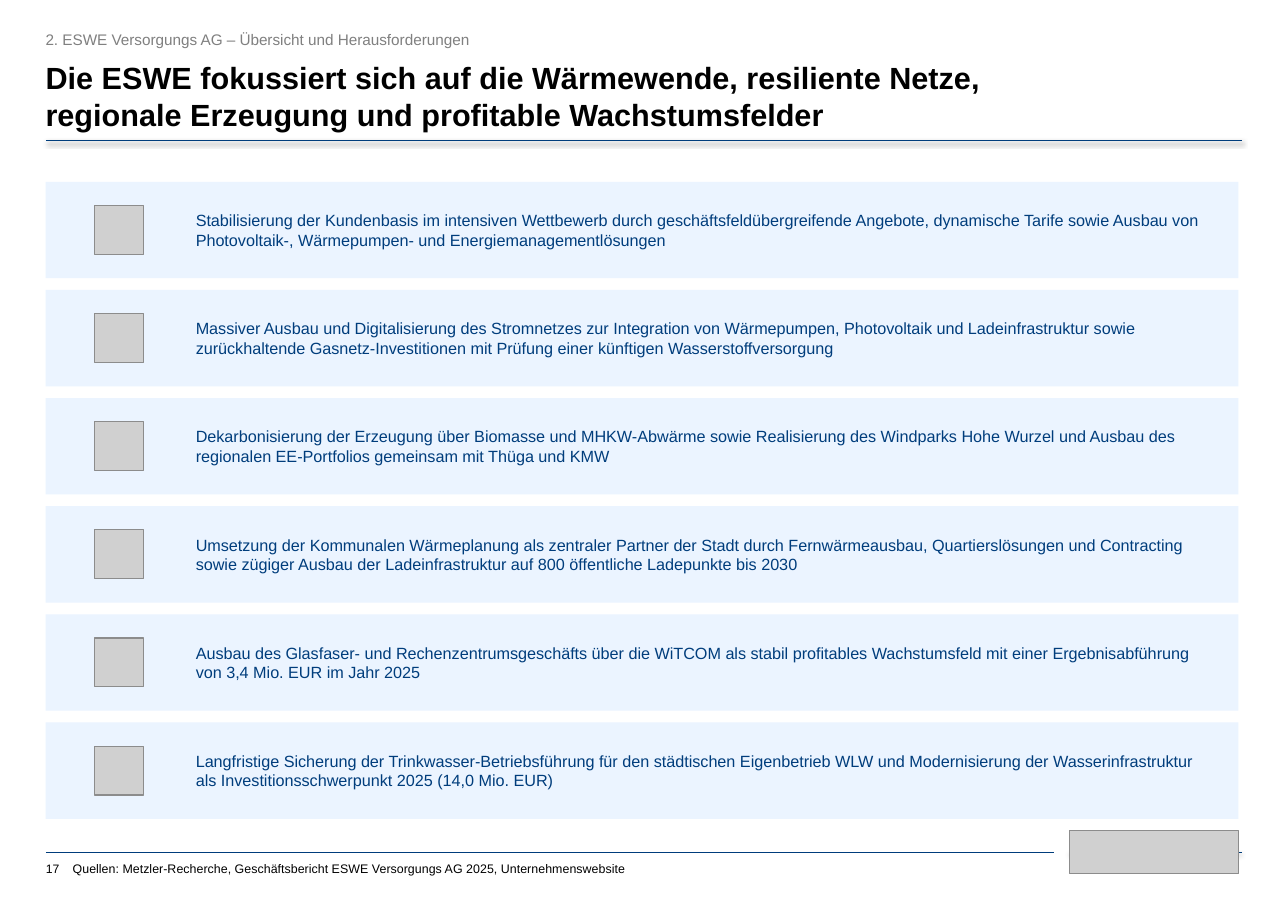
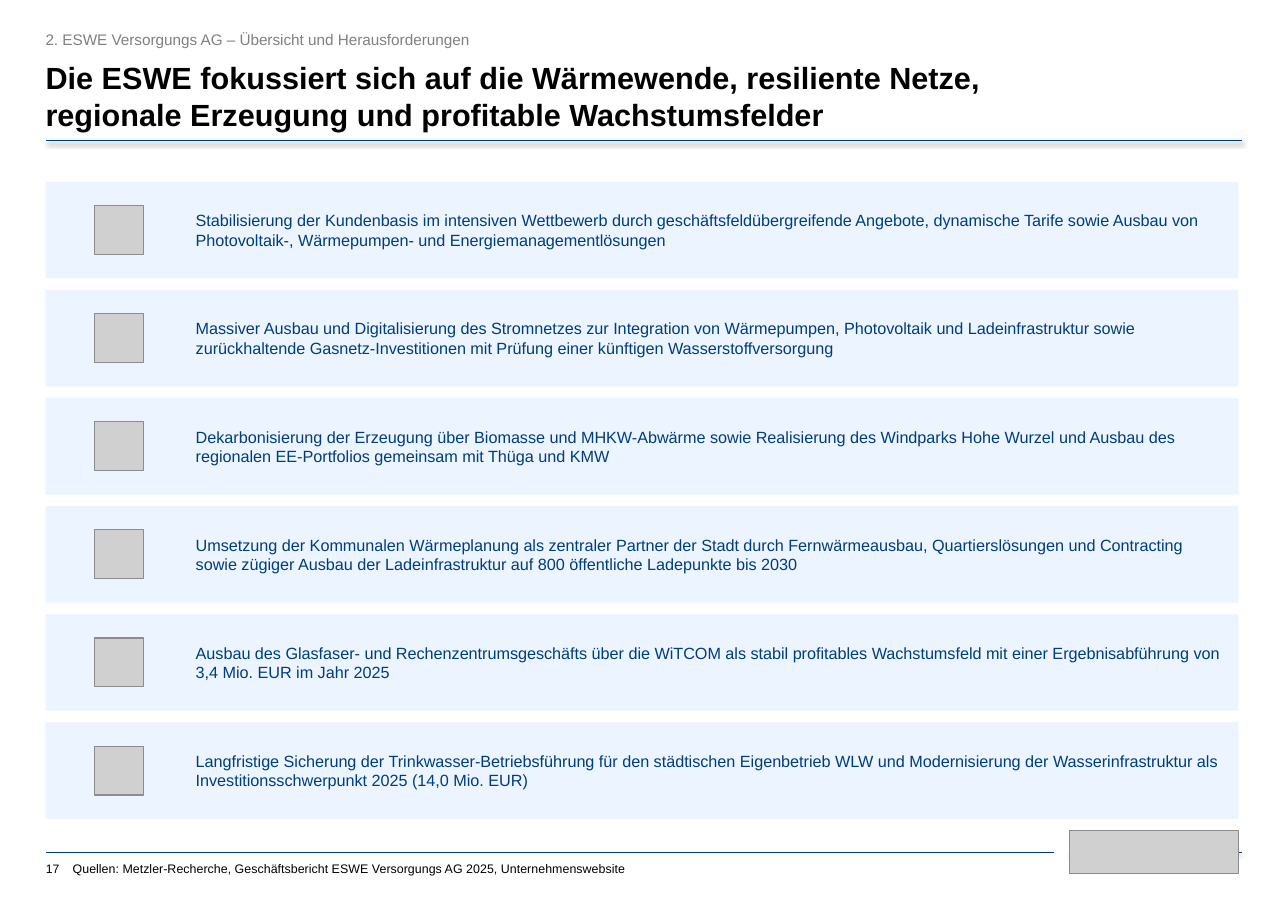
Before and after one commit to niggopf-hub/ESWE, a slide deck: slide 17 of 20260828_Metzler_ESWE Versorgungs AG_vF.pptx. Drawn at 1288x911 pixels with LibreOffice and Linux fonts; fonts in the diff are those of the drawing; grey boxes stand for pictures. Boxes give left, top, right and bottom in pixels: in the first picture for what was removed or moved away, otherwise in the second. Text is boxed around its words. In the diff, an @@ line names an element or a change of style, - is before the commit and + after.

```diff
--- a/20260828_Metzler_ESWE Versorgungs AG_vF.pptx
+++ b/20260828_Metzler_ESWE Versorgungs AG_vF.pptx
@@ rectangle "Stabilisierung der Kundenbasis im intensiven ...": place and size @@
-rectangle "Stabilisierung der Kundenbasis im intensiven ..." at bbox=[196, 214, 1198, 249]
+rectangle "Stabilisierung der Kundenbasis im intensiven ..." at bbox=[45, 182, 1237, 279]
@@ rectangle removed at bbox=[45, 182, 1237, 279] @@
@@ text in rectangle at bbox=[196, 214, 1198, 249]: text changed @@
-Stabilisierung der Kundenbasis im intensiven Wettbewerb durch geschäftsfeldübergreifende Angebote, dynamische Tarife sowie Ausbau von
-Photovoltaik-, Wärmepumpen- und Energiemanagementlösungen
+Stabilisierung der Kundenbasis im intensiven Wettbewerb durch geschäftsfeldübergreifende Angebote, dynamische Tarife sowie Ausbau von Photovoltaik-, Wärmepumpen- und Energiemanagementlösungen
@@ rectangle "Massiver Ausbau und Digitalisierung des ...": place and size @@
-rectangle "Massiver Ausbau und Digitalisierung des ..." at bbox=[196, 322, 1135, 358]
+rectangle "Massiver Ausbau und Digitalisierung des ..." at bbox=[45, 290, 1237, 386]
@@ rectangle removed at bbox=[45, 290, 1237, 386] @@
@@ text in rectangle at bbox=[196, 322, 1135, 358]: text changed @@
-Massiver Ausbau und Digitalisierung des Stromnetzes zur Integration von Wärmepumpen, Photovoltaik und Ladeinfrastruktur sowie
-zurückhaltende Gasnetz-Investitionen mit Prüfung einer künftigen Wasserstoffversorgung
+Massiver Ausbau und Digitalisierung des Stromnetzes zur Integration von Wärmepumpen, Photovoltaik und Ladeinfrastruktur sowie zurückhaltende Gasnetz-Investitionen mit Prüfung einer künftigen Wasserstoffversorgung
@@ rectangle "Dekarbonisierung der Erzeugung über Biomasse ...": place and size @@
-rectangle "Dekarbonisierung der Erzeugung über Biomasse ..." at bbox=[196, 430, 1175, 466]
+rectangle "Dekarbonisierung der Erzeugung über Biomasse ..." at bbox=[45, 397, 1237, 494]
@@ rectangle removed at bbox=[45, 397, 1237, 494] @@
@@ text in rectangle at bbox=[196, 431, 1175, 466]: text changed @@
-Dekarbonisierung der Erzeugung über Biomasse und MHKW-Abwärme sowie Realisierung des Windparks Hohe Wurzel und Ausbau des
-regionalen EE-Portfolios gemeinsam mit Thüga und KMW
+Dekarbonisierung der Erzeugung über Biomasse und MHKW-Abwärme sowie Realisierung des Windparks Hohe Wurzel und Ausbau des regionalen EE-Portfolios gemeinsam mit Thüga und KMW
@@ vertical alignment top to middle; fill none to #EBF4FF in 6 elements at bbox=[45, 182, 1237, 279], bbox=[45, 290, 1237, 386], bbox=[45, 614, 1237, 711], bbox=[45, 722, 1237, 819], bbox=[45, 397, 1237, 494], bbox=[45, 505, 1237, 602] @@
@@ rectangle "Umsetzung der Kommunalen Wärmeplanung als ...": place and size @@
-rectangle "Umsetzung der Kommunalen Wärmeplanung als ..." at bbox=[196, 539, 1183, 574]
+rectangle "Umsetzung der Kommunalen Wärmeplanung als ..." at bbox=[45, 505, 1237, 602]
@@ rectangle removed at bbox=[45, 505, 1237, 602] @@
@@ text in rectangle at bbox=[196, 539, 1183, 574]: text changed @@
-Umsetzung der Kommunalen Wärmeplanung als zentraler Partner der Stadt durch Fernwärmeausbau, Quartierslösungen und Contracting
-sowie zügiger Ausbau der Ladeinfrastruktur auf 800 öffentliche Ladepunkte bis 2030
+Umsetzung der Kommunalen Wärmeplanung als zentraler Partner der Stadt durch Fernwärmeausbau, Quartierslösungen und Contracting sowie zügiger Ausbau der Ladeinfrastruktur auf 800 öffentliche Ladepunkte bis 2030
@@ rectangle "Ausbau des Glasfaser- und Rechenzentrumsgeschäfts ...": place and size @@
-rectangle "Ausbau des Glasfaser- und Rechenzentrumsgeschäfts ..." at bbox=[196, 647, 1190, 680]
+rectangle "Ausbau des Glasfaser- und Rechenzentrumsgeschäfts ..." at bbox=[45, 614, 1237, 711]
@@ rectangle removed at bbox=[45, 614, 1237, 711] @@
@@ text in rectangle at bbox=[196, 647, 1220, 680]: text changed @@
-Ausbau des Glasfaser- und Rechenzentrumsgeschäfts über die WiTCOM als stabil profitables Wachstumsfeld mit einer Ergebnisabführung
-von 3,4 Mio. EUR im Jahr 2025
+Ausbau des Glasfaser- und Rechenzentrumsgeschäfts über die WiTCOM als stabil profitables Wachstumsfeld mit einer Ergebnisabführung von 3,4 Mio. EUR im Jahr 2025
@@ rectangle "Langfristige Sicherung der Trinkwasser-Betriebsführung für ...": place and size @@
-rectangle "Langfristige Sicherung der Trinkwasser-Betriebsführung für ..." at bbox=[196, 755, 1192, 790]
+rectangle "Langfristige Sicherung der Trinkwasser-Betriebsführung für ..." at bbox=[45, 722, 1237, 819]
@@ rectangle removed at bbox=[45, 722, 1237, 819] @@
@@ text in rectangle at bbox=[196, 755, 1218, 790]: text changed @@
-Langfristige Sicherung der Trinkwasser-Betriebsführung für den städtischen Eigenbetrieb WLW und Modernisierung der Wasserinfrastruktur
-als Investitionsschwerpunkt 2025 (14,0 Mio. EUR)
+Langfristige Sicherung der Trinkwasser-Betriebsführung für den städtischen Eigenbetrieb WLW und Modernisierung der Wasserinfrastruktur als Investitionsschwerpunkt 2025 (14,0 Mio. EUR)
```
Also in this commit, not shown: 7 other slides changed, 11 other files.
